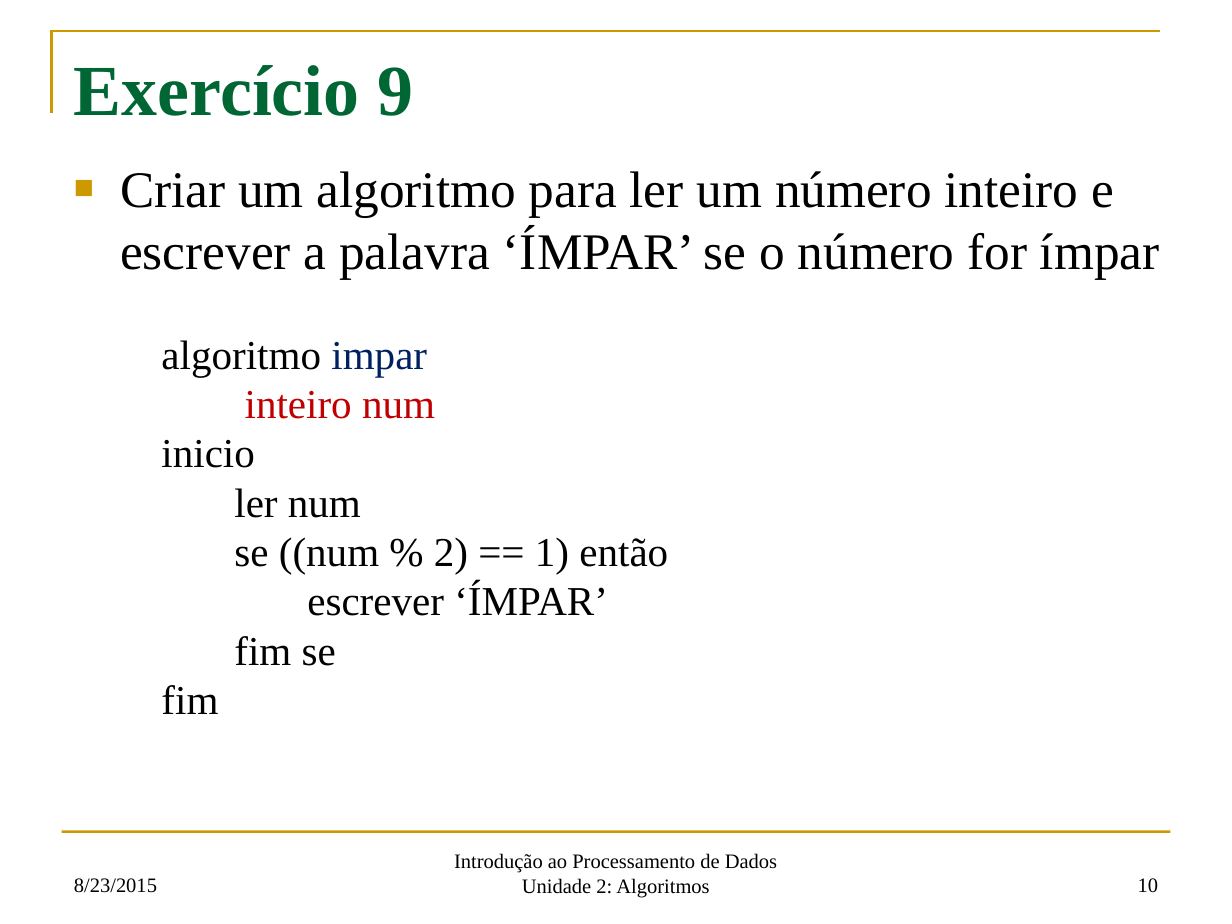
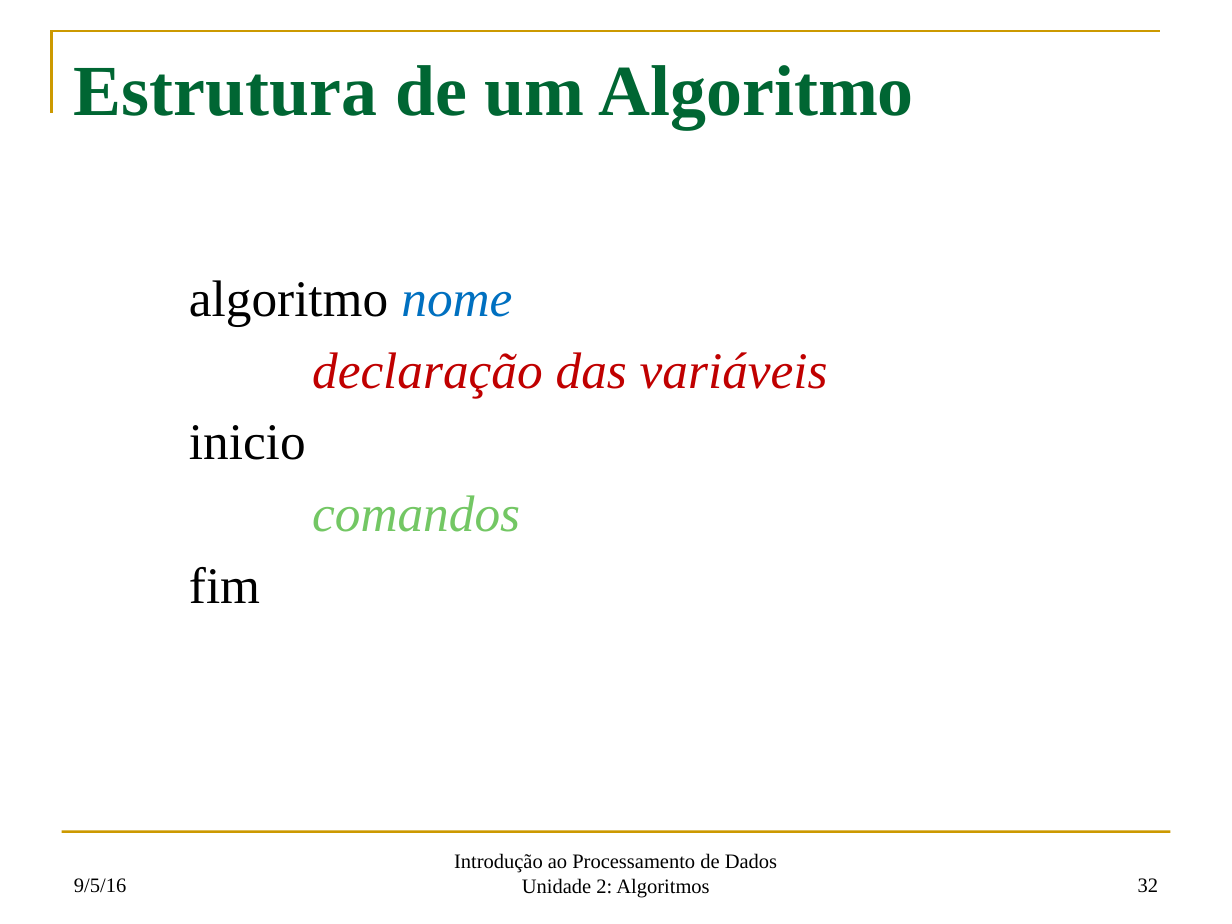
Before and after one commit to fsantanna-uerj/IPD, a slide deck: slide 32 of oficial/ipd-02.pptx (slide 10 before the commit). Drawn at 1232x924 pixels with LibreOffice and Linux fonts; fonts in the diff are those of the drawing. Boxes give left, top, right and bottom in pixels: in the first picture for what was removed or moved away, otherwise in the second. Text is boxed around its words. In the diff, an @@ line names an element or a change of style, - is before the commit and + after.

```diff
--- a/oficial/ipd-02.pptx
+++ b/oficial/ipd-02.pptx
@@ title at bbox=[74, 65, 914, 129]: text changed @@
-Exercício 9
+Estrutura de um Algoritmo
@@ text at bbox=[189, 280, 828, 603]: text changed; text colour #000000 to #C00000; italic on @@
-■ Criar um algoritmo para ler um número inteiro e escrever a palavra ‘ÍMPAR’ se o número for ímpar
+algoritmo nome
+declaração das variáveis
+inicio
+comandos
+fim
@@ text removed at bbox=[161, 340, 668, 714] @@
-algoritmo impar
-inteiro num
-inicio
-ler num
-se ((num % 2) == 1) então
-escrever ‘ÍMPAR’
-fim se
-fim
@@ text at bbox=[74, 878, 126, 893]: text changed @@
-8/23/2015
+9/5/16
@@ page number at bbox=[1138, 878, 1158, 893]: text changed @@
-10
+32
```
Also in this commit, not shown: 7 other slides changed, 38 slides added, 14 slides removed, 5 other files.
